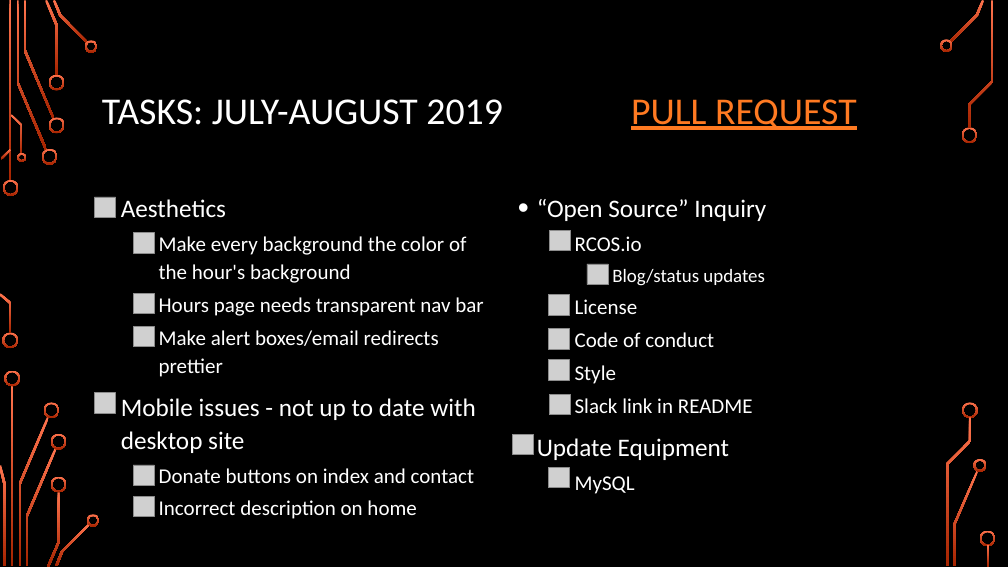
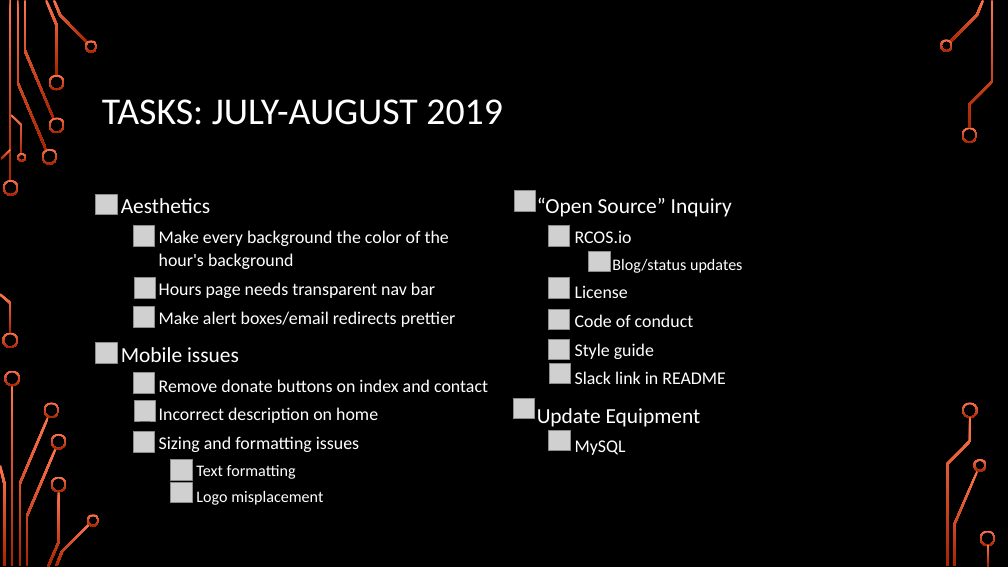
Before and after one commit to samspre/Open-Source-Software, a slide deck: slide 3 of Project/Project Update Final.pptx. Drawn at 1008x567 pixels with LibreOffice and Linux fonts; fonts in the diff are those of the drawing; grey boxes stand for pictures; background and template pictures are left out. Boxes give left, top, right and bottom in pixels: in the first picture for what was removed or moved away, otherwise in the second. Text is boxed around its words. In the diff, an @@ line names an element or a change of style, - is before the commit and + after.

```diff
--- a/Project/Project Update Final.pptx
+++ b/Project/Project Update Final.pptx
@@ title at (x1=102, y1=99, x2=503, y2=125): text changed @@
-TASKS: JULY-AUGUST 2019 PULL REQUEST
+TASKS: JULY-AUGUST 2019
@@ text at (x1=121, y1=198, x2=456, y2=423): size 24 to 20.4 pt in "Aesthetics"; size 20 to 17 pt in "Make every background the color of the ...", "Hours page needs transparent nav bar", "Make alert boxes/email redirects prettier", "Incorrect description on home" @@
@@ picture moved from (x1=133, y1=233, x2=154, y2=253) to (x1=514, y1=191, x2=535, y2=211) @@
@@ text at (x1=537, y1=197, x2=742, y2=455): size 24 to 20.4 pt in "“Open Source” Inquiry", "Update Equipment"; size 20 to 17 pt in "RCOS.io", "License", "Code of conduct", "Slack link in README" and 1 more places; size 18 to 15.3 pt in "Blog/status updates" @@
@@ picture added at (x1=133, y1=225, x2=154, y2=246) @@
@@ picture moved from (x1=549, y1=230, x2=570, y2=250) to (x1=548, y1=225, x2=569, y2=246) @@
@@ picture moved from (x1=587, y1=264, x2=608, y2=284) to (x1=589, y1=251, x2=610, y2=271) @@
@@ picture removed at (x1=133, y1=293, x2=154, y2=314) @@
@@ picture added at (x1=134, y1=278, x2=155, y2=298) @@
@@ picture moved from (x1=548, y1=294, x2=569, y2=315) to (x1=548, y1=278, x2=569, y2=298) @@
@@ picture moved from (x1=95, y1=393, x2=116, y2=414) to (x1=96, y1=343, x2=117, y2=363) @@
@@ text at (x1=121, y1=347, x2=488, y2=392): text changed; size 24 to 17 pt @@
-• Mobile issues - not up to date with desktop site
-  • Donate buttons on index and contact
+• Mobile issues
+  • Remove donate buttons on index and contact
@@ 3 pictures moved together from (x1=133, y1=327, x2=569, y2=380) to (x1=133, y1=307, x2=569, y2=360) @@
@@ text at (x1=575, y1=343, x2=654, y2=359): text changed; size 20 to 17 pt @@
-  • Style
+  • Style guide
@@ picture added at (x1=133, y1=373, x2=154, y2=393) @@
@@ picture moved from (x1=549, y1=394, x2=570, y2=414) to (x1=549, y1=363, x2=570, y2=383) @@
@@ picture added at (x1=134, y1=401, x2=155, y2=421) @@
@@ picture moved from (x1=512, y1=434, x2=533, y2=454) to (x1=513, y1=399, x2=535, y2=419) @@
@@ picture moved from (x1=133, y1=496, x2=154, y2=516) to (x1=133, y1=432, x2=154, y2=452) @@
@@ text at (x1=159, y1=436, x2=359, y2=505): paragraphs added @@
+  • Sizing and formatting issues
+    • Text formatting
+    • Logo misplacement
@@ picture moved from (x1=548, y1=467, x2=569, y2=488) to (x1=549, y1=430, x2=570, y2=451) @@
@@ picture added at (x1=171, y1=459, x2=192, y2=479) @@
@@ picture moved from (x1=133, y1=465, x2=154, y2=485) to (x1=171, y1=482, x2=192, y2=503) @@
```
Also in this commit, not shown: 2 slides added, 1 other file.
